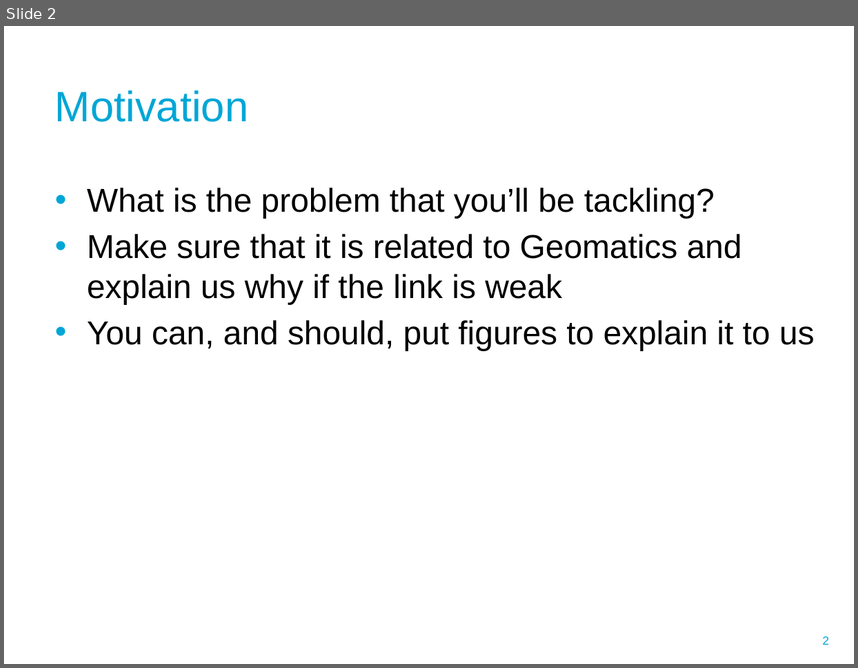
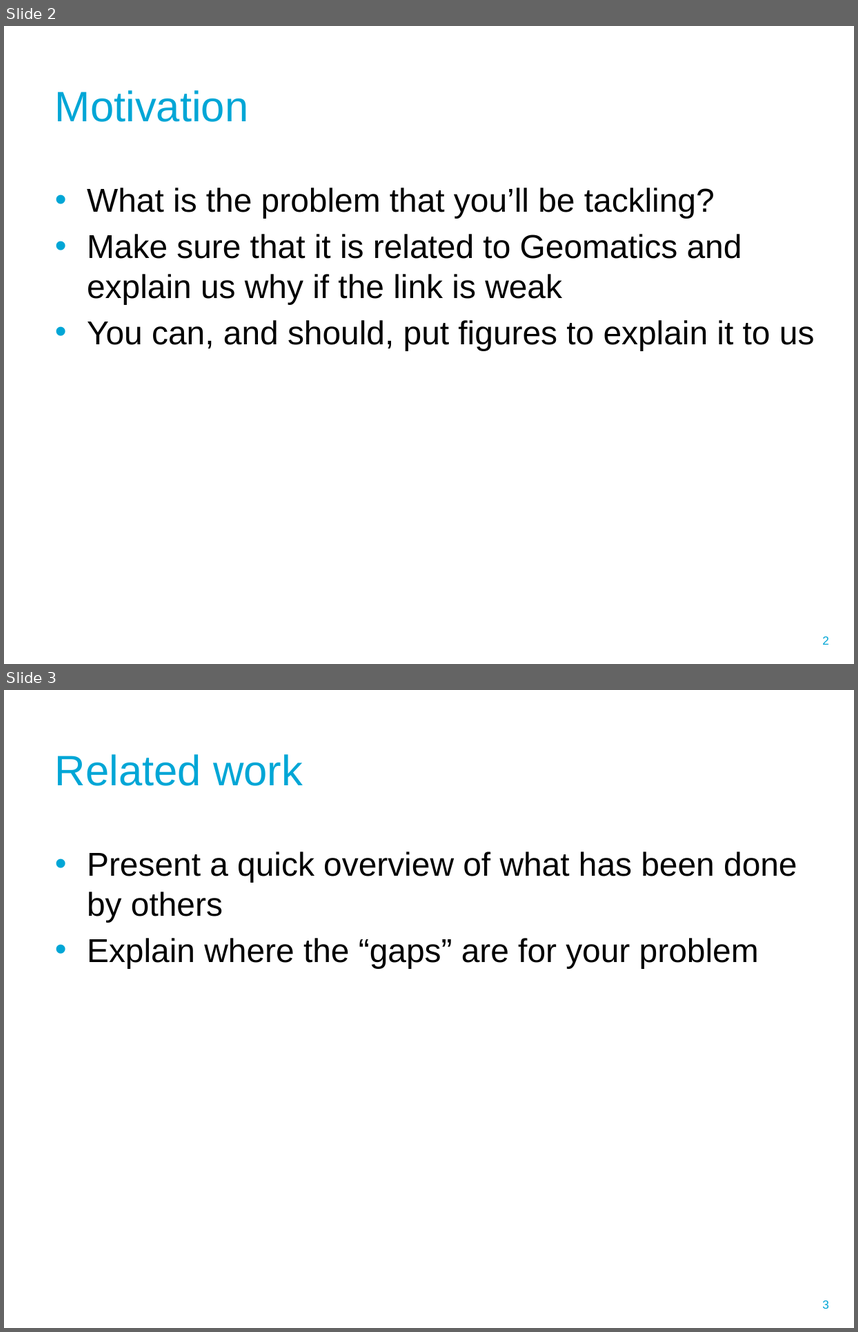
Before and after one commit to tudelft3d/geo2020, a slide deck: templates/p1.pptx. Shown one above the other, each under a label of ours: slide 2 before the commit, slides 2 and 3 after it. The pictures are 858x668 and 858x1332 pixels, drawn with LibreOffice and Linux fonts; fonts in the diff are those of the drawing; background and template pictures are left out. Boxes give left, top, right and bottom in pixels: in the first picture for what was removed or moved away, otherwise in the second. Text is boxed around its words. In the diff, an @@ line names an element or a change of style, - is before the commit and + after.

```diff
--- a/templates/p1.pptx
+++ b/templates/p1.pptx
@@ slide 3 added at bbox=[4, 690, 854, 1328], background #FFFFFF; not listed: 1 template element that a slide beside it also shows @@
@@ title added at bbox=[55, 754, 303, 786], 36 pt, text #00A6D6 @@
+Related work
@@ text added at bbox=[87, 851, 797, 968], 28 pt, text #000000 @@
+• Present a quick overview of what has been done by others
+• Explain where the “gaps” are for your problem
```
Also in this commit, not shown: 3 slides changed, 1 other file.
